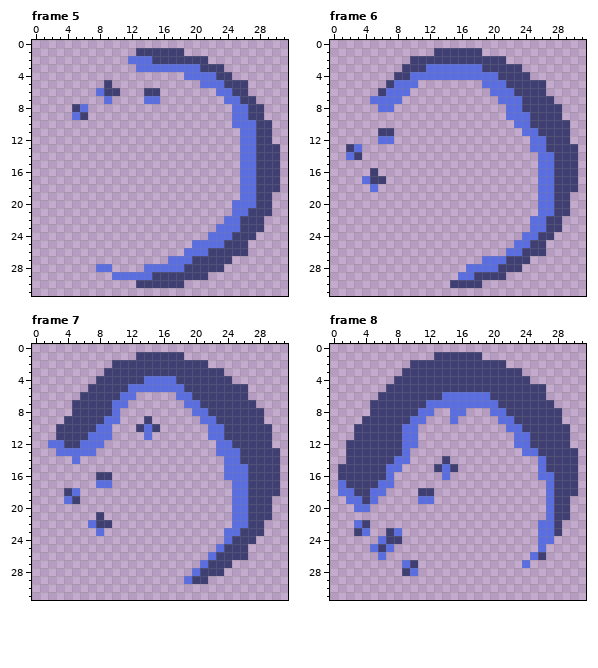
Two states of a pixel-art file, Assets/Graphics/Orb_Mana.aseprite. Above is the file before it was changed.
32x32 pixels, 12 frames. Shown: frame 5, frame 6, frame 7, frame 8. The commit also changed other frames, which this record leaves out.
The result:
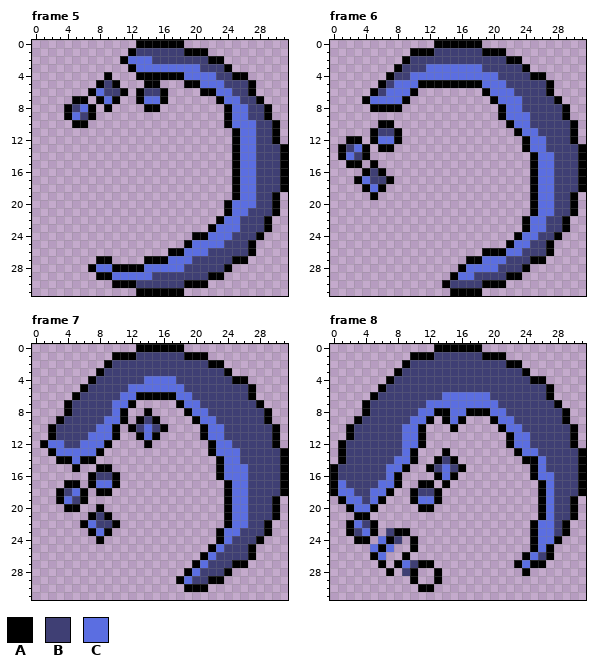
Palette (. is transparent): A #000000  B #3f3f74  C #5b6ee1
Diff:
layer "Layer 2" added
Frame 5, layer "Layer 2":
y 0: x 13..18 ...... -> AAAAAA
y 1: x 12 . -> A; x 19..21 ... -> AAA
y 2: x 11 . -> A; x 22..23 .. -> AA
y 3: x 12 . -> A; x 24 . -> A
y 4: x 9 . -> A; x 13..18 ...... -> AAAAAA; x 25..26 .. -> AA
y 5: x 8 . -> A; x 10 . -> A; x 14..15 .. -> AA; x 19..20 .. -> AA; x 27 . -> A
y 6: x 7 . -> A; x 11 . -> A; x 13 . -> A; x 16 . -> A; x 21..22 .. -> AA; x 27 . -> A
y 7: x 5..6 .. -> AA; x 8 . -> A; x 10 . -> A; x 13 . -> A; x 16 . -> A; x 23 . -> A; x 28 . -> A
y 8: x 4 . -> A; x 7 . -> A; x 9 . -> A; x 14..15 .. -> AA; x 24 . -> A; x 29 . -> A
y 9: x 4 . -> A; x 7 . -> A; x 24 . -> A; x 29 . -> A
y 10: x 5..6 .. -> AA; x 24 . -> A; x 30 . -> A
y 11..12: x 25 . -> A; x 30 . -> A
y 13..18: x 25 . -> A; x 31 . -> A
y 19: x 25 . -> A; x 30 . -> A
y 20..21: x 24 . -> A; x 30 . -> A
y 22: x 23 . -> A; x 29 . -> A
y 23: x 22 . -> A; x 29 . -> A
y 24: x 20..21 .. -> AA; x 28 . -> A
y 25: x 19 . -> A; x 27 . -> A
y 26: x 17..18 .. -> AA; x 27 . -> A
y 27: x 8..9 .. -> AA; x 14..16 ... -> AAA; x 25..26 .. -> AA
y 28: x 7 . -> A; x 10..13 .... -> AAAA; x 24 . -> A
y 29: x 8..9 .. -> AA; x 22..23 .. -> AA
y 30: x 10..12 ... -> AAA; x 19..21 ... -> AAA
y 31: x 13..18 ...... -> AAAAAA
Frame 6, layer "Layer 2":
y 0: x 13..18 ...... -> AAAAAA
y 1: x 10..12 ... -> AAA; x 19..21 ... -> AAA
y 2: x 9 . -> A; x 22..23 .. -> AA
y 3: x 8 . -> A; x 24 . -> A
y 4: x 7 . -> A; x 25..26 .. -> AA
y 5: x 6 . -> A; x 11..18 ........ -> AAAAAAAA; x 27 . -> A
y 6: x 5 . -> A; x 10 . -> A; x 19 . -> A; x 27 . -> A
y 7: x 4 . -> A; x 9 . -> A; x 20 . -> A; x 28 . -> A
y 8: x 5..8 .CC. -> AAAA; x 21 . -> A; x 29 . -> A
y 9: x 21 . -> A; x 29 . -> A
y 10: x 6..7 .. -> AA; x 22 . -> A; x 30 . -> A
y 11: x 5 . -> A; x 8 . -> A; x 23 . -> A; x 30 . -> A
y 12: x 2..3 .. -> AA; x 5 . -> A; x 8 . -> A; x 24 . -> A; x 30 . -> A
y 13: x 1 . -> A; x 4 . -> A; x 6..7 .. -> AA; x 24 . -> A; x 31 . -> A
y 14: x 1 . -> A; x 4 . -> A; x 25 . -> A; x 31 . -> A
y 15: x 2..3 .. -> AA; x 5 . -> A; x 25 . -> A; x 31 . -> A
y 16: x 4 . -> A; x 6 . -> A; x 25 . -> A; x 31 . -> A
y 17: x 3 . -> A; x 7 . -> A; x 25 . -> A; x 31 . -> A
y 18: x 4 . -> A; x 6 . -> A; x 25 . -> A; x 31 . -> A
y 19: x 5 . -> A; x 25 . -> A; x 30 . -> A
y 20..21: x 25 . -> A; x 30 . -> A
y 22..23: x 24 . -> A; x 29 . -> A
y 24: x 23 . -> A; x 28 . -> A
y 25: x 22 . -> A; x 27 . -> A
y 26: x 19..21 ... -> AAA; x 27 . -> A
y 27: x 17..18 .. -> AA; x 25..26 .. -> AA
y 28: x 16 . -> A; x 24 . -> A
y 29: x 15 . -> A; x 22..23 .. -> AA
y 30: x 14 . -> A; x 19..21 ... -> AAA
y 31: x 15..18 .... -> AAAA
Frame 7, layer "Layer 2":
y 0: x 13..18 ...... -> AAAAAA
y 1: x 10..12 ... -> AAA; x 19..21 ... -> AAA
y 2: x 9 . -> A; x 22..23 .. -> AA
y 3: x 8 . -> A; x 24 . -> A
y 4: x 7 . -> A; x 25..26 .. -> AA
y 5: x 6 . -> A; x 27 . -> A
y 6: x 5 . -> A; x 13..17 ..... -> AAAAA; x 27 . -> A
y 7: x 4 . -> A; x 12 . -> A; x 18 . -> A; x 28 . -> A
y 8: x 4 . -> A; x 11 . -> A; x 14 . -> A; x 19 . -> A; x 29 . -> A
y 9: x 3 . -> A; x 11 . -> A; x 13 . -> A; x 15 . -> A; x 20 . -> A; x 29 . -> A
y 10: x 2 . -> A; x 10 . -> A; x 12 . -> A; x 16 . -> A; x 21 . -> A; x 30 . -> A
y 11: x 2 . -> A; x 10 . -> A; x 13 . -> A; x 15 . -> A; x 21 . -> A; x 30 . -> A
y 12: x 1 . -> A; x 9 . -> A; x 14 . -> A; x 22 . -> A; x 30 . -> A
y 13: x 2 . -> A; x 8 . -> A; x 22 . -> A; x 31 . -> A
y 14: x 3..4 .. -> AA; x 6..7 .. -> AA; x 23 . -> A; x 31 . -> A
y 15: x 5 . -> A; x 8..9 .. -> AA; x 23 . -> A; x 31 . -> A
y 16: x 7 . -> A; x 10 . -> A; x 23 . -> A; x 31 . -> A
y 17: x 4..5 .. -> AA; x 7 . -> A; x 10 . -> A; x 24 . -> A; x 31 . -> A
y 18: x 3 . -> A; x 6 . -> A; x 8..9 .. -> AA; x 24 . -> A; x 31 . -> A
y 19: x 3 . -> A; x 6 . -> A; x 24 . -> A; x 30 . -> A
y 20: x 4..5 .. -> AA; x 8 . -> A; x 24 . -> A; x 30 . -> A
y 21: x 7 . -> A; x 9 . -> A; x 24 . -> A; x 30 . -> A
y 22: x 6 . -> A; x 10 . -> A; x 24 . -> A; x 29 . -> A
y 23: x 7 . -> A; x 9 . -> A; x 23 . -> A; x 29 . -> A
y 24: x 8 . -> A; x 23 . -> A; x 28 . -> A
y 25: x 22 . -> A; x 27 . -> A
y 26: x 21 . -> A; x 27 . -> A
y 27: x 20 . -> A; x 25..26 .. -> AA
y 28: x 19 . -> A; x 24 . -> A
y 29: x 18 . -> A; x 22..23 .. -> AA
y 30: x 19..21 ... -> AAA
Frame 8, layer "Layer 2":
y 0: x 13..18 ...... -> AAAAAA
y 1: x 10..12 ... -> AAA; x 19..21 ... -> AAA
y 2: x 9 . -> A; x 22..23 .. -> AA
y 3: x 8 . -> A; x 24 . -> A
y 4: x 7 . -> A; x 25..26 .. -> AA
y 5: x 6 . -> A; x 27 . -> A
y 6: x 5 . -> A; x 27 . -> A
y 7: x 4 . -> A; x 28 . -> A
y 8: x 4 . -> A; x 13..14 .. -> AA; x 17..19 ... -> AAA; x 29 . -> A
y 9: x 3 . -> A; x 12 . -> A; x 14 . -> A; x 16 . -> A; x 20 . -> A; x 29 . -> A
y 10: x 2 . -> A; x 11 . -> A; x 15 . -> A; x 21 . -> A; x 30 . -> A
y 11: x 2 . -> A; x 11 . -> A; x 22 . -> A; x 30 . -> A
y 12: x 1 . -> A; x 11 . -> A; x 22 . -> A; x 30 . -> A
y 13: x 1 . -> A; x 10 . -> A; x 14 . -> A; x 23 . -> A; x 31 . -> A
y 14: x 1 . -> A; x 10 . -> A; x 13 . -> A; x 15 . -> A; x 24..25 .. -> AA; x 31 . -> A
y 15: x 0 . -> A; x 9 . -> A; x 12 . -> A; x 16 . -> A; x 25 . -> A; x 31 . -> A
y 16: x 0 . -> A; x 8 . -> A; x 13 . -> A; x 15 . -> A; x 25 . -> A; x 31 . -> A
y 17: x 0 . -> A; x 8 . -> A; x 11..12 .. -> AA; x 14 . -> A; x 26 . -> A; x 31 . -> A
y 18: x 0 . -> A; x 7 . -> A; x 10 . -> A; x 13 . -> A; x 26 . -> A; x 31 . -> A
y 19: x 1 . -> A; x 6 . -> A; x 10 . -> A; x 13 . -> A; x 26 . -> A; x 30 . -> A
y 20: x 2 . -> A; x 5 . -> A; x 11..12 .. -> AA; x 26 . -> A; x 30 . -> A
y 21: x 3..4 .. -> AA; x 26 . -> A; x 30 . -> A
y 22: x 2 . -> A; x 5 . -> A; x 25 . -> A; x 29 . -> A
y 23: x 2 . -> A; x 5 . -> A; x 8..9 C. -> AA; x 25 . -> A; x 29 . -> A
y 24: x 3..4 .. -> AA; x 7 B -> A; x 10 . -> A; x 25 . -> A; x 28 . -> A
y 25: x 6 B -> A; x 10 . -> A; x 25 . -> A; x 27 . -> A
y 26: x 5 . -> A; x 9 . -> A; x 24 . -> A; x 27 . -> A
y 27: x 6 . -> A; x 8 . -> A; x 11..12 .. -> AA; x 23 . -> A; x 25..26 .. -> AA
y 28: x 7 . -> A; x 10 C -> A; x 13 . -> A; x 24 . -> A
y 29: x 10 . -> A; x 13 . -> A
y 30: x 11..12 .. -> AA
Boxes around the changes in both pictures, in picture pixels (x1, y1, x2, y2):
added: (64, 40, 288, 296)
changed: (338, 40, 586, 296)
added: (40, 344, 288, 592)
changed: (330, 344, 586, 592)
